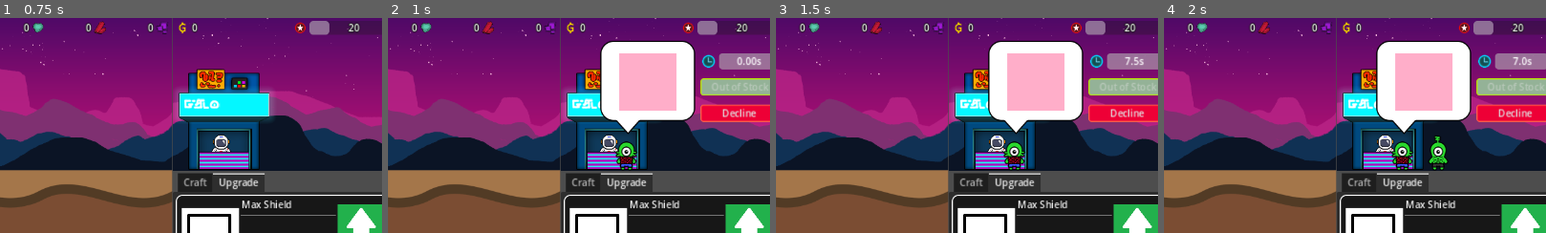
Above: before the commit, frames 1-4 (left to right).
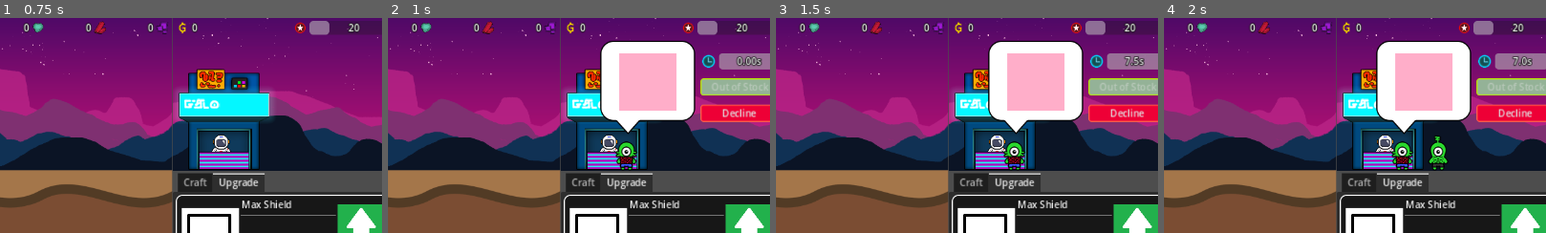
Above: after the commit, the same moments.

Repository: aNotSoCleverName/mechanicore
Game: Godot game, scene res://Main.tscn
Two runs of this game, one before a commit and one after it. Both use one fixed random seed, a clock stepped at 60 frames per second and the inputs below.
Inputs:
- Up to frame 1 (0.75 s): click "Continue" at 0.5 s
- Up to frame 2 (1 s): no input
- Up to frame 3 (1.5 s): click "Continue" at 1.25 s
- Up to frame 4 (2 s): no input
The pictures show only the part of the screen within x 47-97%, y 0-50%; the shares and areas given below are measured in that part.

Frame 1 is identical in both runs. In frame 2, 0.3% of the frame differs, in the area x 91-98%, y 17-23%; in frame 3, 0.2%; in frame 4, 0.2%.

Commit message:
Added outline to order's timer label

Diff:
--- a/Base/Shop/Order.tscn
+++ b/Base/Shop/Order.tscn
@@ -1,10 +1,11 @@
-[gd_scene load_steps=12 format=3 uid="uid://dxewdcl3yp1eo"]
+[gd_scene load_steps=13 format=3 uid="uid://dxewdcl3yp1eo"]
 
 [ext_resource type="Script" path="res://Base/Shop/Order.gd" id="1_10qyi"]
 [ext_resource type="Texture2D" uid="uid://dsdwvywljesxa" path="res://Base/Shop/Alien/Sprite/Bubble.png" id="2_o4xe1"]
 [ext_resource type="Texture2D" uid="uid://ctavnwfpqdo87" path="res://Base/Time.png" id="3_eoni4"]
 [ext_resource type="Script" path="res://Base/Shop/Alien/Time Bar.gd" id="4_ssiqo"]
 [ext_resource type="Script" path="res://Base/Shop/Alien/Sell Button.gd" id="5_ttcwc"]
+[ext_resource type="LabelSettings" uid="uid://ij0ls7r7u6aq" path="res://Label Style - Outline Size16.tres" id="5_u5gvo"]
 [ext_resource type="Script" path="res://Base/Shop/Alien/Decline Button.gd" id="6_1r3aw"]
 
 [sub_resource type="StyleBoxFlat" id="StyleBoxFlat_ne34m"]
@@ -134,6 +135,7 @@
 grow_horizontal = 2
 grow_vertical = 2
 text = "0.00s"
+label_settings = ExtResource("5_u5gvo")
 
 [node name="Tick Timer" type="Timer" parent="VBoxContainer/Wait Time/ProgressBar"]
 wait_time = 0.1
